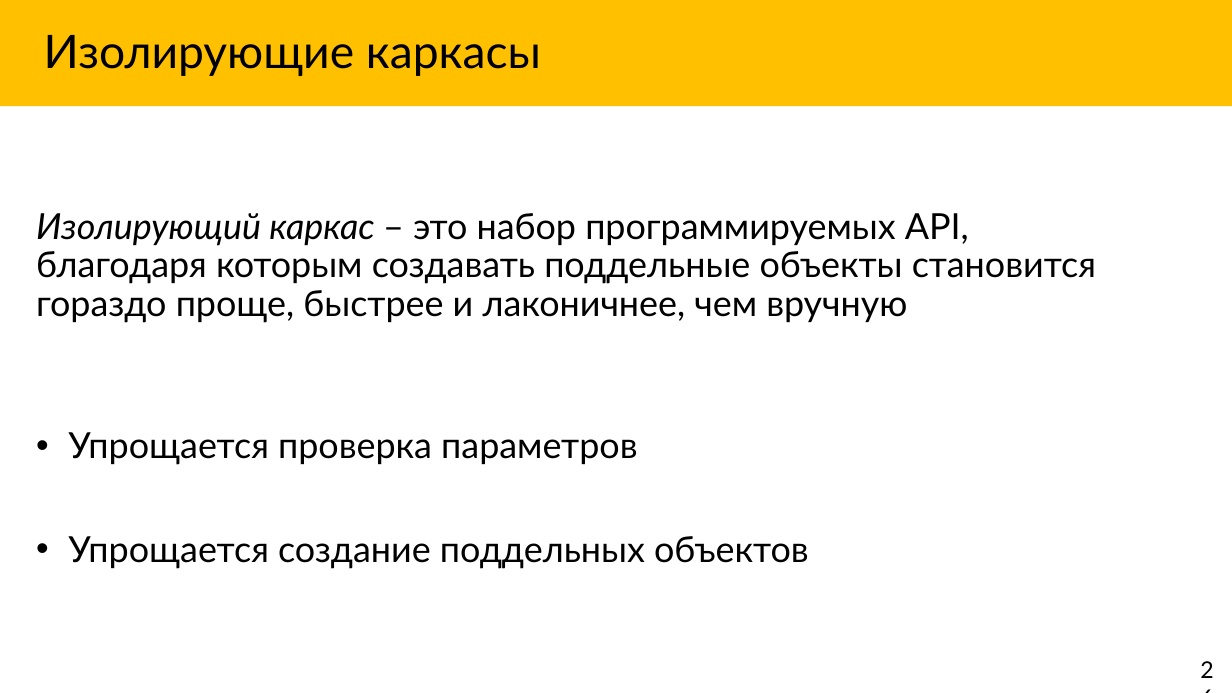
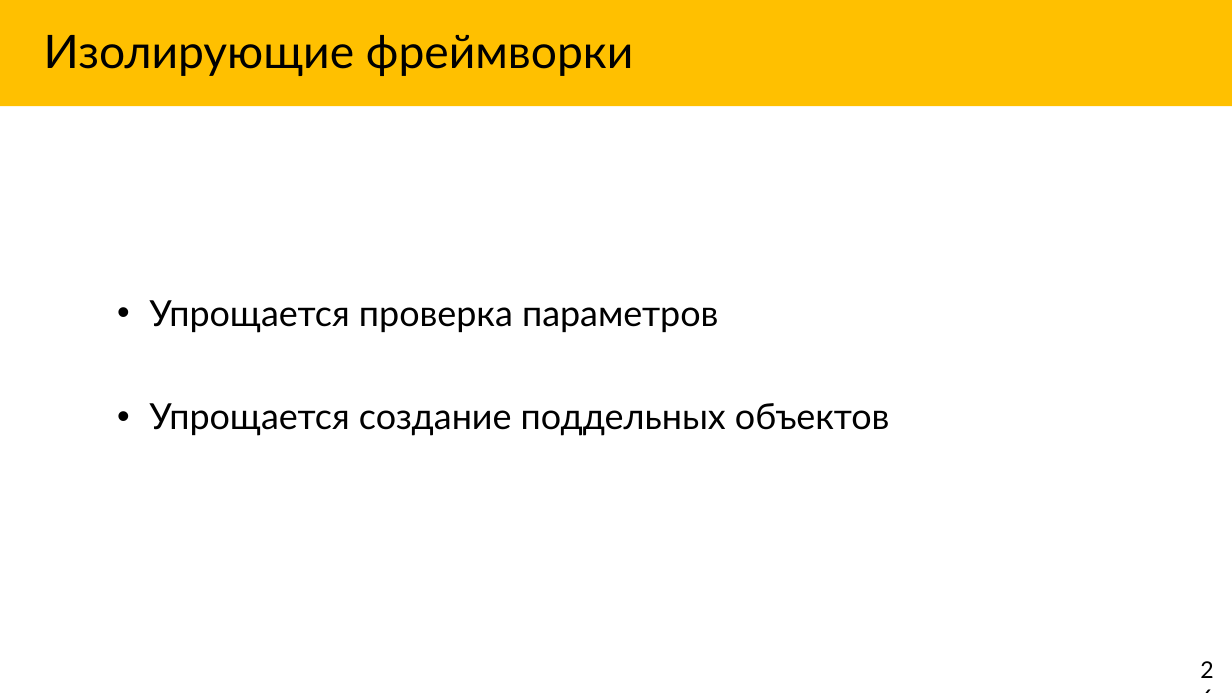
Before and after one commit to Markeli/BugsStrikesBack, a slide deck: slide 26 of docs/Markelow.UnitTests.pptx (slide 27 before the commit). Drawn at 1232x693 pixels with LibreOffice and Linux fonts; fonts in the diff are those of the drawing. Boxes give left, top, right and bottom in pixels: in the first picture for what was removed or moved away, otherwise in the second. Text is boxed around its words. In the diff, an @@ line names an element or a change of style, - is before the commit and + after.

```diff
--- a/docs/Markelow.UnitTests.pptx
+++ b/docs/Markelow.UnitTests.pptx
@@ title at [44,35,633,76]: text changed @@
-Изолирующие каркасы
+Изолирующие фреймворки
@@ text at [36,213,1096,323]: paragraph removed @@
-Изолирующий каркас – это набор программируемых API,
-благодаря которым создавать поддельные объекты становится гораздо проще, быстрее и лаконичнее, чем вручную
@@ text "Упрощается проверка параметров": place and size @@
-text "Упрощается проверка параметров" at [36,213,1096,569]
+text "Упрощается проверка параметров" at [149,300,890,436]
```
Also in this commit, not shown: 26 other slides changed, 7 slides added, 3 slides removed, 10 other files.
